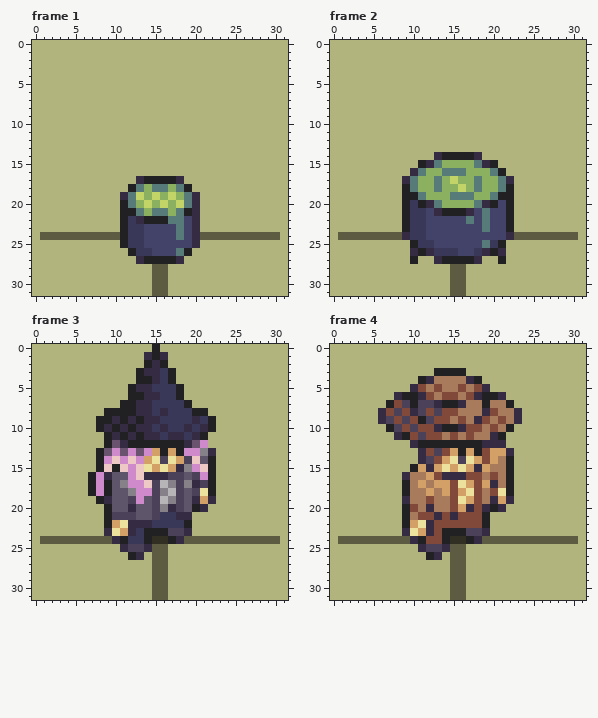
Pixel-art file, stored at layer2/rendering/assets/iso/units.aseprite. The picture above was drawn from the file before the commit.
32x32 pixels, 5 frames. Shown: frame 1, frame 2, frame 3, frame 4. The commit also changed other frames, which this record leaves out.
New version:
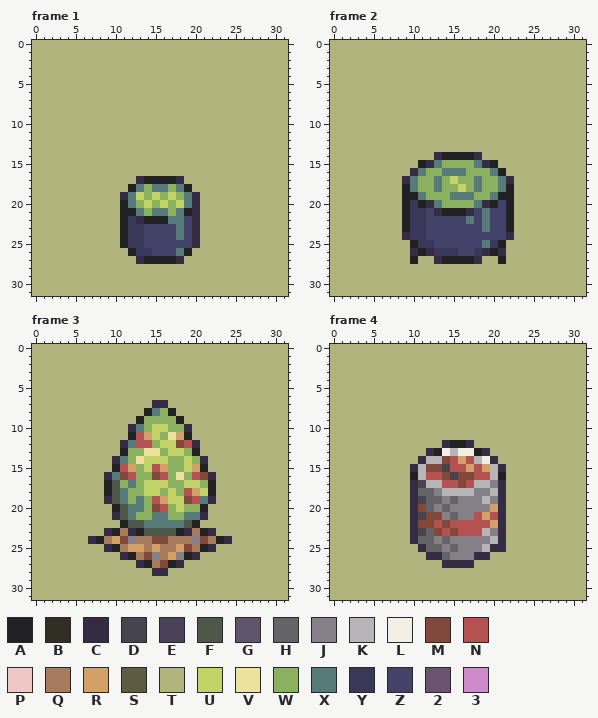
Palette (. is transparent): A #212123  B #312e24  C #352b42  D #45444f  E #4b4158  F #4e584a  G #5f556a  H #646365  J #868188  K #b8b5b9  L #f2f0e5  M #80493a  N #b45252  P #edc8c4  Q #a77b5b  R #d3a068  S #5e5b43  T #b2b47e  U #c2d368  V #ede19e  W #8ab060  X #567b79  Y #3a3858  Z #43436a  2 #6a536e  3 #cf8acb
Edits made:
layer "overlay/x/Layer 1" now hidden
layer "overlay/x/Layer 1 Copy" now hidden
Frame 1:
y 24: x 1..10 SSSSSSSSSS -> TTTTTTTTTT; x 21..30 SSSSSSSSSS -> TTTTTTTTTT
y 28..31: x 15..16 SS -> TT
Frame 2:
y 24: x 1..8 SSSSSSSS -> TTTTTTTT; x 23..30 SSSSSSSS -> TTTTTTTT
y 28..31: x 15..16 SS -> TT
Frame 3:
y 0: x 15 A -> T
y 1: x 14..16 CAC -> TTT
y 2: x 14..16 ACA -> TTT
y 3: x 13..17 ACCYA -> TTTTT
y 4: x 13..17 AACYA -> TTTTT
y 5: x 12..18 ACCYYYA -> TTTTTTT
y 6: x 12..18 AACCYYA -> TTTTTTT
y 7: x 11..19 AACCYYYYA -> TTTTCCTTT
y 8: x 9..21 AAAACCYCYYYAA -> TTTTTAXWATTTT
y 9: x 8..12 AACAC -> TTTTT; x 14..22 CCYYYYCYA -> WWWWATTTT
y 10: x 8..18 ACACACCYCYY -> TTTTCXWUUWW; x 20..22 YCA -> TTT
y 11: x 9..21 ACACACCYCCYCA -> TTTANRUWVRATT
y 12: x 9..10 A2 -> TT; x 12..21 AAAAAAAC23 -> XNNWUUMNCT
y 13: x 8..22 A232323RARA33JC -> TTTAWWVVWUUWATT
y 14: x 8..22 A3P3P3RVEVREPGA -> TTCXWVUUUWWUWCT
y 15: x 8..9 AP -> TT; x 11..22 P3PVRVRCJ3PA -> NRWUNRWWURAT
y 16: x 7..8 A3 -> TT; x 10..22 GG3PCCCEEGE3A -> XMNWWMNWVWNMC
y 17: x 7..8 A3 -> TT; x 10..21 GJ33PEKJEJCE -> FWXWUUUWWUUW
y 18: x 7..8 A3 -> TT; x 10..21 GGJ33EJKEGEV -> FXWWUUWUWNRU
y 19: x 8 A -> T; x 10..21 GGE3GEKJEGCR -> FXWXWNRUUMNX
y 20: x 9..21 AGGCGGEJCEGAC -> TAFXXWMNWUWWA
y 21: x 9..21 AEEEGGEYYCCTT -> TCFXWWXXWWXXC
y 22: x 9..20 ARVCCCYYYYAT -> TTAFFXXXXXFA
y 23: x 10..11 VR -> AQ; x 13..18 YAAAEE -> AFFFFA; x 20..22 TTT -> QAC
y 24: x 1..30 SSSSSSSSSCAYYABBACSSSSSSSSSSSS -> TTTTTTCAQRMJQQMMQQQJMQACTTTTTT
y 25: x 9..22 TTCEECSSTTTTTT -> CAQRRQRQQRMQAC
y 26: x 11 T -> C; x 13..20 CTSSTTTT -> QMJQRJAC
y 27: x 13..18 TTSSTT -> CAQMAC
y 28: x 15..16 SS -> CC
y 29..31: x 15..16 SS -> TT
Frame 4:
y 3: x 13..16 AAAA -> TTTT
y 4: x 11..18 ACQQQQCA -> TTTTTTTT
y 5: x 10..19 CMQMQQMQMC -> TTTTTTTTTT
y 6: x 8..21 CAACMQMMQMCAAC -> TTTTTTTTTTTTTT
y 7: x 7..22 AMEAEECAACQQAQQA -> TTTTTTTTTTTTTTTT
y 8: x 6..23 CMEMCEMEMMQQQCMQQC -> TTTTTTTTTTTTTTTTTT
y 9: x 6..23 CEMEMAEMMQMQCMQMQC -> TTTTTTTTTTTTTTTTTT
y 10: x 7..22 AEMEMMCAACMMQMQA -> TTTTTTTTTTTTTTTT
y 11: x 8..21 CAMEMMQMQMQQCA -> TTTTTTTTTTTTTT
y 12: x 10..14 CAAAA -> TTTTC; x 17..21 AACCC -> CTTTT
y 13: x 11..17 CMEMRAR -> TCALKLL; x 19..22 MRRC -> CTTT
y 14: x 12..22 EMRVEVRMRQA -> KKMNRNKLCTT
y 15: x 10..16 ARCRVRV -> CKMMDNN; x 18 C -> N; x 20..22 QQA -> KCT
y 16: x 9..16 CQQRMCCC -> TAKNNMDM; x 18..22 MQMQA -> NNKAT
y 17: x 9..22 AQRQRRMVRMRCQA -> TCDKKNNMNKKJCT
y 18: x 9..22 AQQRQRMRVMQMVA -> TCHHJKKKKJJKCT
y 19: x 9..22 CQQMQQMVRMQCRC -> TCDHHJHJJJKJCT
y 20: x 9..20 AMQCQQMRCMCA -> TCMHJHJJJJJR
y 21: x 9..11 AQM -> TCD; x 13..21 CMCMMMATT -> MJHJJNRNC
y 22: x 9..13 ARVCM -> TCMMN; x 15..21 MMMMATT -> NNNNNRC
y 23: x 9..12 CVRC -> TCDH; x 14..21 AAAEECTT -> NMNNNKJC
y 24: x 1..9 SSSSSSSSS -> TTTTTTTTT; x 11..30 AMMABBACSSSSSSSSSSSS -> HHJHJJJJJKCTTTTTTTTT
y 25: x 12..21 EECSSTTTTT -> HHJHJJJKCC
y 26: x 12 A -> C; x 14..19 TSSTTT -> HJJJCC
y 27: x 14..17 TSST -> CCCC
y 28..31: x 15..16 SS -> TT
Changed places in both pictures, as pixel boxes (x1, y1, x2, y2):
changed: (40, 232, 120, 240)
changed: (200, 232, 280, 240)
changed: (152, 264, 168, 296)
changed: (338, 232, 402, 240)
changed: (514, 232, 578, 240)
changed: (450, 264, 466, 296)
changed: (40, 344, 280, 600)
changed: (338, 368, 578, 600)
